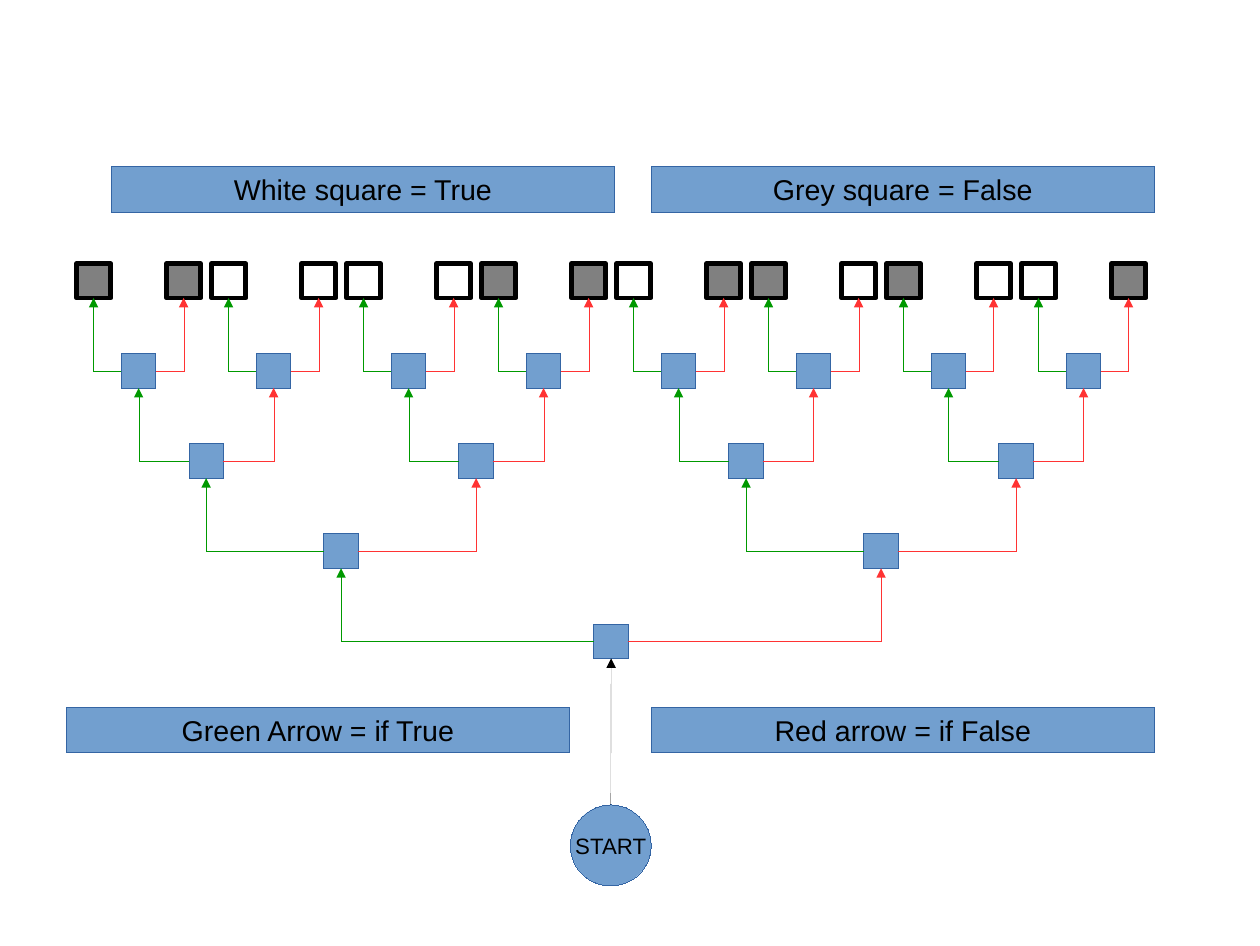
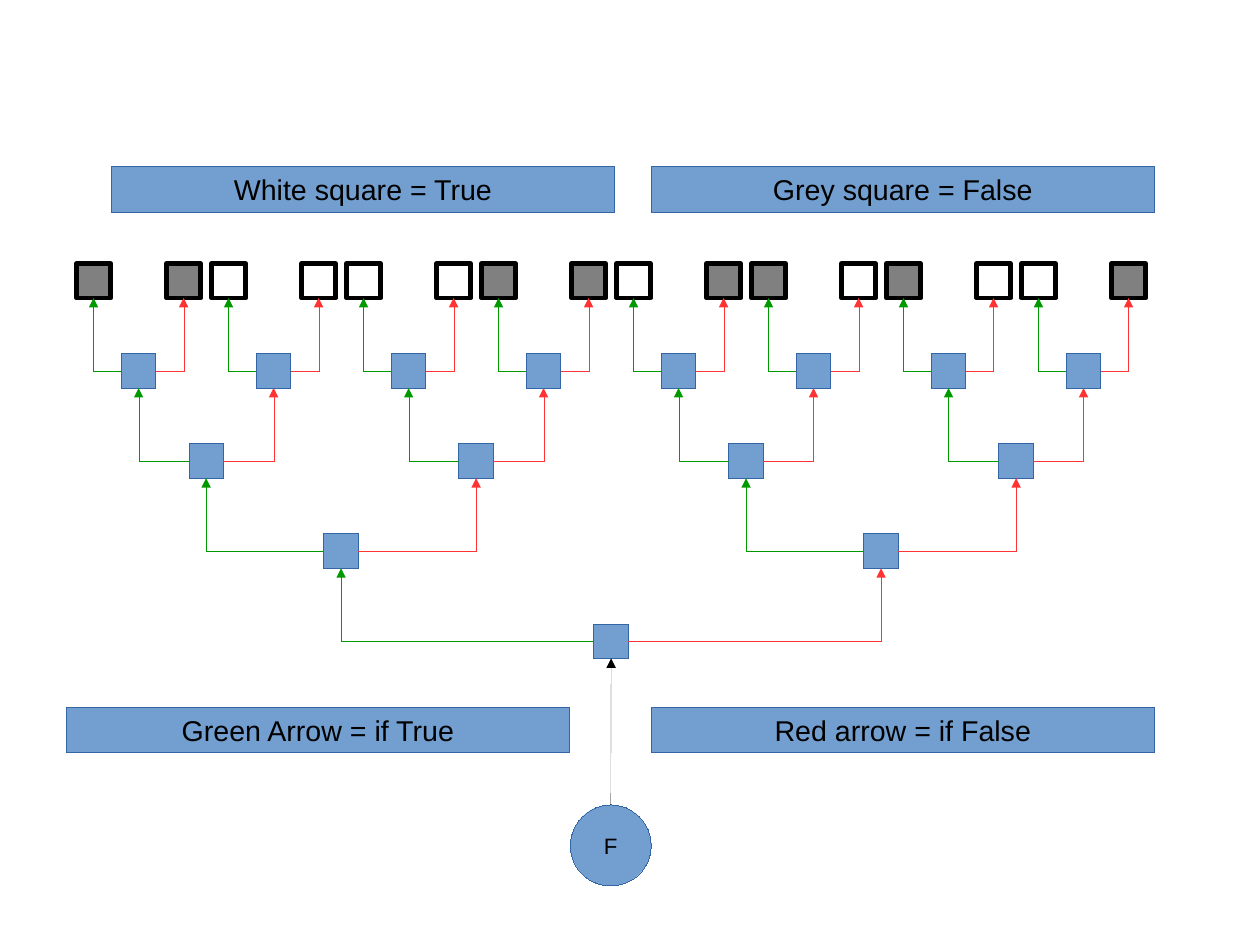
Before and after one commit to FenouilletLucas/DAGaml, a slide deck: slide 3 of doc/2017-04-06/GroBdd's evolution.en.odp. Drawn at 1260x946 pixels with LibreOffice and Linux fonts; fonts in the diff are those of the drawing. Boxes give left, top, right and bottom in pixels: in the first picture for what was removed or moved away, otherwise in the second. Text is boxed around its words. In the diff, an @@ line names an element or a change of style, - is before the commit and + after.

```diff
--- a/doc/2017-04-06/GroBdd's evolution.en.odp
+++ b/doc/2017-04-06/GroBdd's evolution.en.odp
@@ text in ellipse at [604, 838, 618, 854]: text changed @@
-START
+F
```
Also in this commit, not shown: 29 other slides changed, 12 slides added.
